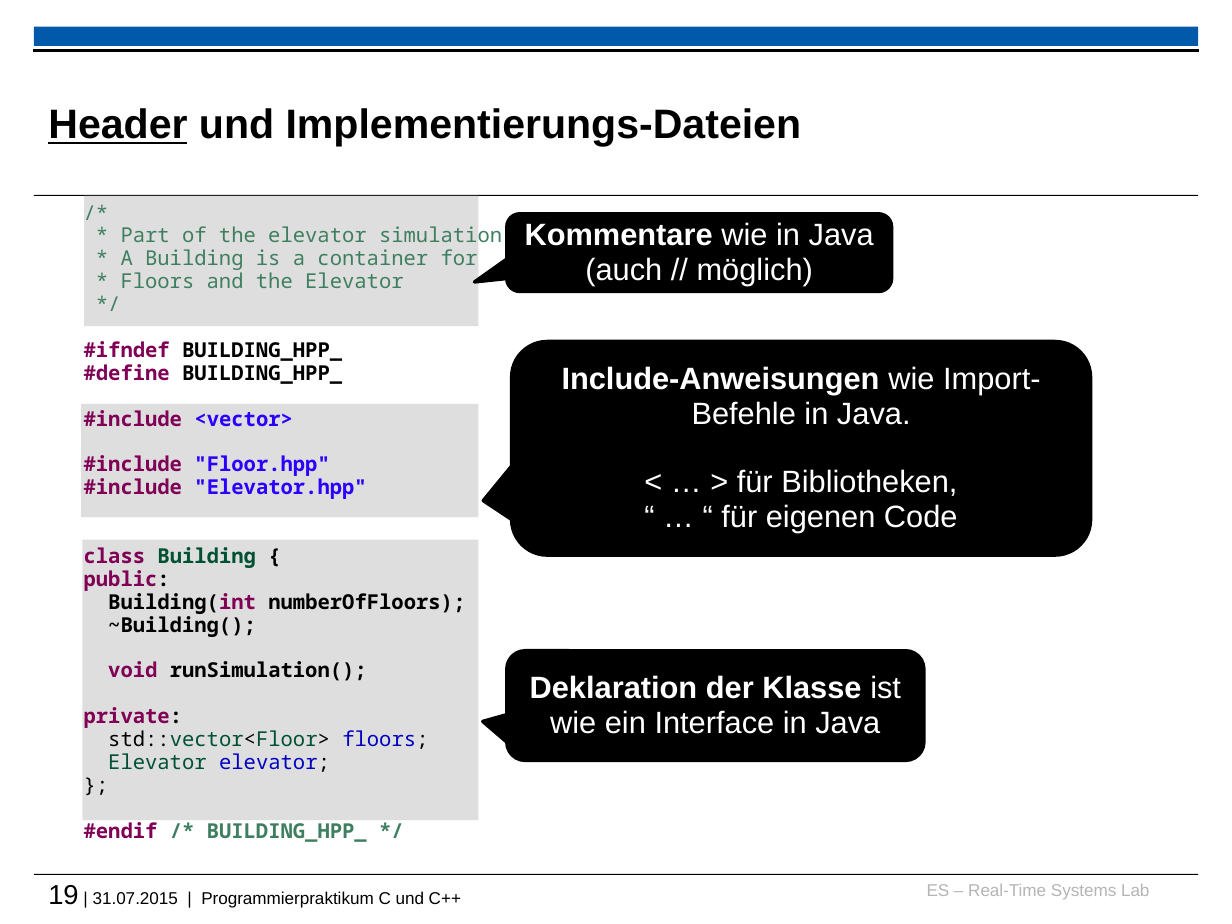
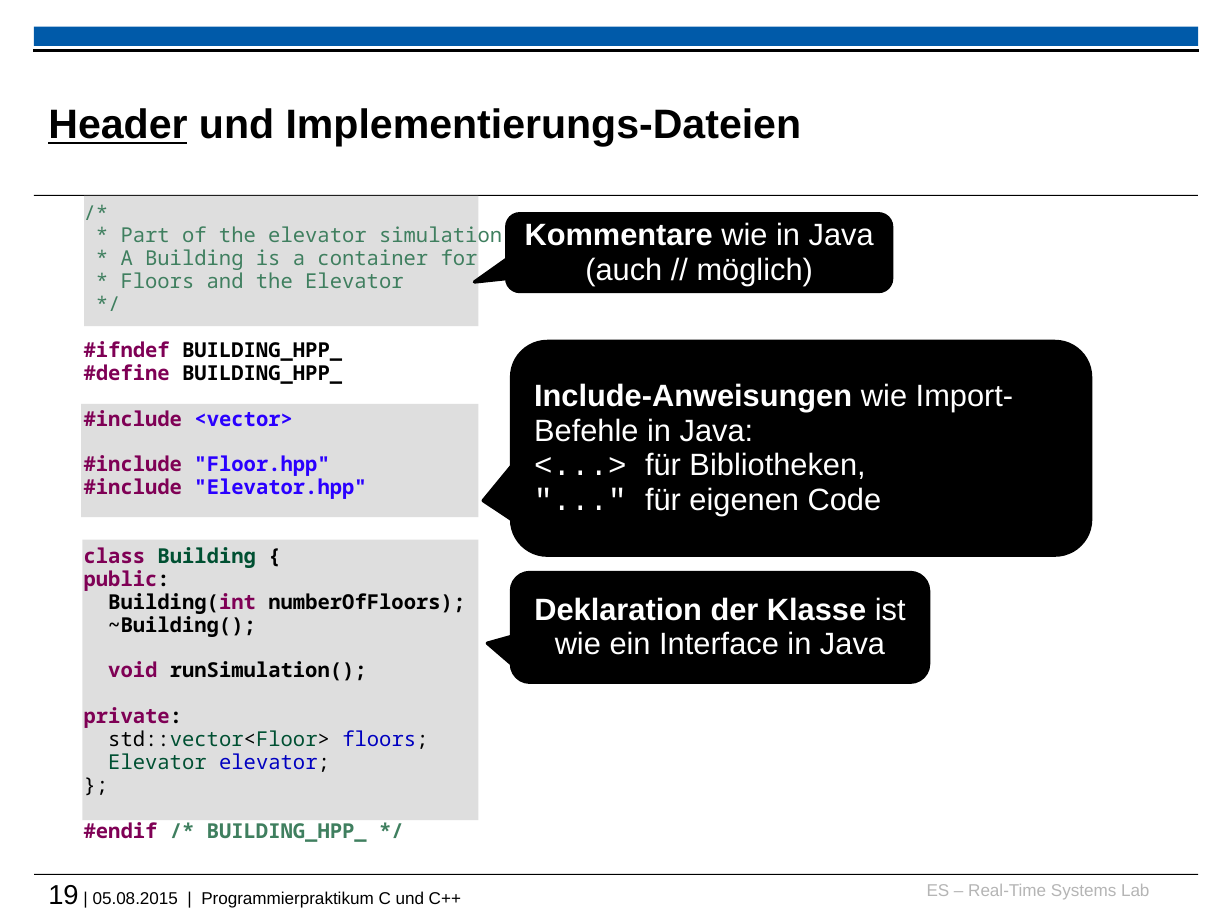
Before and after one commit to h82k/tud-cppp, a slide deck: slide 19 of vorlesung/cppp_lecture.pptx. Drawn at 1232x924 pixels with LibreOffice and Linux fonts; fonts in the diff are those of the drawing; background and template pictures are left out. Boxes give left, top, right and bottom in pixels: in the first picture for what was removed or moved away, otherwise in the second. Text is boxed around its words. In the diff, an @@ line names an element or a change of style, - is before the commit and + after.

```diff
--- a/vorlesung/cppp_lecture.pptx
+++ b/vorlesung/cppp_lecture.pptx
@@ text in rounded speech box at [534,383,1014,515]: text changed @@
-Include-Anweisungen wie Import-Befehle in Java.
-< … > für Bibliotheken,
-“ … “ für eigenen Code
+Include-Anweisungen wie Import-Befehle in Java:
+<...> für Bibliotheken,
+"..." für eigenen Code
@@ rounded speech box "Deklaration der Klasse ist wie ...": place and size @@
-rounded speech box "Deklaration der Klasse ist wie ..." at [506,650,924,760]
+rounded speech box "Deklaration der Klasse ist wie ..." at [511,573,929,683]
@@ text at [48,885,461,908]: text changed @@
-19 | 31.07.2015 | Programmierpraktikum C und C++
+19 | 05.08.2015 | Programmierpraktikum C und C++
```
Also in this commit, not shown: 3 other slides changed, 4 slides added, 3 slides removed, 19 other files.
